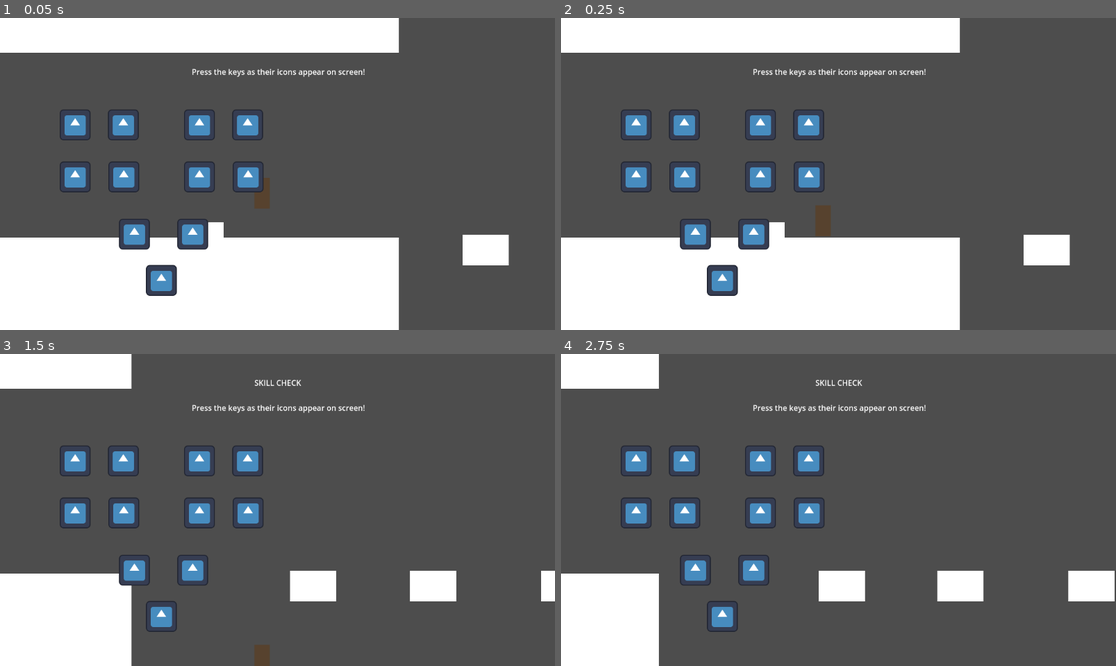
Above: before the commit, frames 1-4 (two rows, left to right).
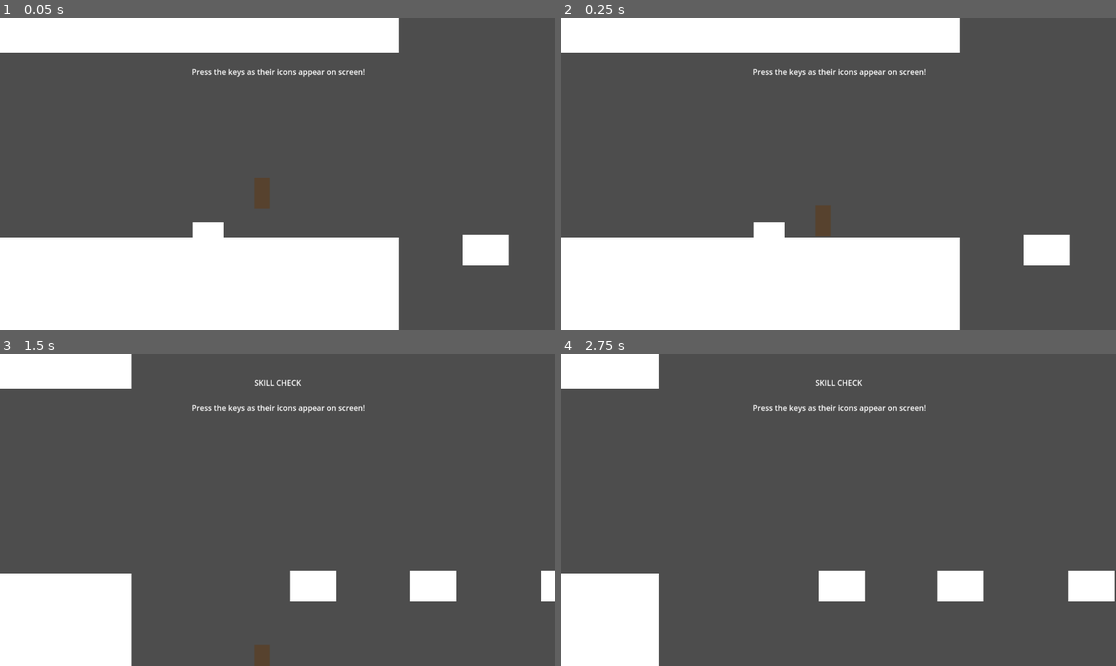
Above: after the commit, the same moments.

Repository: mosimosi2008/JAMGAME
Game: Godot game, scene res://main.tscn
Two runs of this game, one before a commit and one after it. Both use one fixed random seed, a clock stepped at 60 frames per second and the inputs below. The engine's default icon, where the game draws it, is replaced by a stand-in: a white triangle on a blue panel in a dark square.
Inputs:
- Up to frame 1 (0.05 s): no input
- Up to frame 2 (0.25 s): no input
- Up to frame 3 (1.5 s): tap Enter (ui_accept) at 0.5, 0.77, 1.07 s; hold Right (ui_right) from 0.53 s (still down); tap A (a, bound only after the commit) at 0.6 s; tap B (b, bound only after the commit) at 0.8, 1.35 s
- Up to frame 4 (2.75 s): tap Enter (ui_accept) at 1.52, 1.55, 1.82, 2, 2.1 s; release Right (ui_right) at 2.03 s; hold Left (ui_left) from 2.03 s (still down); tap A (a, bound only after the commit) at 2.3 s

The runs differ from the first frame. In frame 1, 4.1% of the frame differs, in the area x 10-48%, y 29-90%; in frame 2, 4.0%; in frame 3, 3.6%; in frame 4, 3.6%.

Commit message:
Add files via upload

Diff:
--- /dev/null
+++ b/a-nice-walk/keys_for_skill_check.gd
@@ -0,0 +1,12 @@
+extends Sprite2D
+
+@onready var key_sprite_anim = $KeySpriteAnim
+
+func appear():
+	key_sprite_anim.play("appear")
+
+func vanish():
+	key_sprite_anim.play("vanish")
+
+func delayed_appear():
+	key_sprite_anim.play("delayed_appear")
--- a/a-nice-walk/main.tscn
+++ b/a-nice-walk/main.tscn
@@ -14,6 +14,45 @@
 radius = 8.0
 height = 34.0
 
+[sub_resource type="Animation" id="Animation_nuar6"]
+length = 0.001
+tracks/0/type = "value"
+tracks/0/imported = false
+tracks/0/enabled = true
+tracks/0/path = NodePath("Camera2D:offset")
+tracks/0/interp = 1
+tracks/0/loop_wrap = true
+tracks/0/keys = {
+"times": PackedFloat32Array(0),
+"transitions": PackedFloat32Array(1),
+"update": 0,
+"values": [Vector2(16, 0)]
+}
+tracks/1/type = "value"
+tracks/1/imported = false
+tracks/1/enabled = true
+tracks/1/path = NodePath("Camera2D:rotation")
+tracks/1/interp = 1
+tracks/1/loop_wrap = true
+tracks/1/keys = {
+"times": PackedFloat32Array(0),
+"transitions": PackedFloat32Array(1),
+"update": 0,
+"values": [0.174533]
+}
+tracks/2/type = "value"
+tracks/2/imported = false
+tracks/2/enabled = true
+tracks/2/path = NodePath("Camera2D:ignore_rotation")
+tracks/2/interp = 1
+tracks/2/loop_wrap = true
+tracks/2/keys = {
+"times": PackedFloat32Array(0),
+"transitions": PackedFloat32Array(1),
+"update": 1,
+"values": [true]
+}
+
 [sub_resource type="Animation" id="Animation_64s0u"]
 resource_name = "screen_shake"
 length = 0.75
@@ -54,45 +93,6 @@
 "values": [false, true]
 }
 
-[sub_resource type="Animation" id="Animation_nuar6"]
-length = 0.001
-tracks/0/type = "value"
-tracks/0/imported = false
-tracks/0/enabled = true
-tracks/0/path = NodePath("Camera2D:offset")
-tracks/0/interp = 1
-tracks/0/loop_wrap = true
-tracks/0/keys = {
-"times": PackedFloat32Array(0),
-"transitions": PackedFloat32Array(1),
-"update": 0,
-"values": [Vector2(16, 0)]
-}
-tracks/1/type = "value"
-tracks/1/imported = false
-tracks/1/enabled = true
-tracks/1/path = NodePath("Camera2D:rotation")
-tracks/1/interp = 1
-tracks/1/loop_wrap = true
-tracks/1/keys = {
-"times": PackedFloat32Array(0),
-"transitions": PackedFloat32Array(1),
-"update": 0,
-"values": [0.174533]
-}
-tracks/2/type = "value"
-tracks/2/imported = false
-tracks/2/enabled = true
-tracks/2/path = NodePath("Camera2D:ignore_rotation")
-tracks/2/interp = 1
-tracks/2/loop_wrap = true
-tracks/2/keys = {
-"times": PackedFloat32Array(0),
-"transitions": PackedFloat32Array(1),
-"update": 1,
-"values": [true]
-}
-
 [sub_resource type="AnimationLibrary" id="AnimationLibrary_ul4ha"]
 _data = {
 "RESET": SubResource("Animation_nuar6"),
--- a/a-nice-walk/project.godot
+++ b/a-nice-walk/project.godot
@@ -15,6 +15,19 @@
 config/features=PackedStringArray("4.3", "GL Compatibility")
 config/icon="res://icon.svg"
 
+[input]
+
+b={
+"deadzone": 0.5,
+"events": [Object(InputEventKey,"resource_local_to_scene":false,"resource_name":"","device":-1,"window_id":0,"alt_pressed":false,"shift_pressed":false,"ctrl_pressed":false,"meta_pressed":false,"pressed":false,"keycode":0,"physical_keycode":66,"key_label":0,"unicode":98,"location":0,"echo":false,"script":null)
+]
+}
+a={
+"deadzone": 0.5,
+"events": [null, Object(InputEventKey,"resource_local_to_scene":false,"resource_name":"","device":-1,"window_id":0,"alt_pressed":false,"shift_pressed":false,"ctrl_pressed":false,"meta_pressed":false,"pressed":false,"keycode":0,"physical_keycode":65,"key_label":0,"unicode":97,"location":0,"echo":false,"script":null)
+]
+}
+
 [rendering]
 
 renderer/rendering_method="gl_compatibility"
--- /dev/null
+++ b/a-nice-walk/skill_check.gd
@@ -0,0 +1,71 @@
+extends Control
+
+var keys = [
+	"ui_up",
+	"ui_up",
+	"ui_down",
+	"ui_down",
+	"ui_left",
+	"ui_right",
+	"ui_left",
+	"ui_right",
+	"b",
+	"a",
+	"ui_accept"
+]
+
+@onready var sprite_keys = [
+	$Sprite2D,
+	$Sprite2D2,
+	$Sprite2D3,
+	$Sprite2D4,
+	$Sprite2D8,
+	$Sprite2D9,
+	$Sprite2D10,
+	$Sprite2D11,
+	$Sprite2D5,
+	$Sprite2D6,
+	$Sprite2D7,
+]
+var i = 0
+
+var started = false
+const MAX_TIMER = 10.0
+var timer = MAX_TIMER
+@onready var timer_label = $TimerLabel
+
+# Called when the node enters the scene tree for the first time.
+func _unhandled_input(event: InputEvent) -> void:
+	if Input.is_action_just_pressed(keys[i]) and started:
+		print(keys[i])
+		if 9>i:
+			sprite_keys[i+2].appear()
+		sprite_keys[i].vanish()
+		if i == 10:
+			success()
+		i = move_toward(i, 10, 1)
+	if Input.is_key_pressed(KEY_ENTER):
+		#start()
+		pass
+
+
+func _ready() -> void:
+	pass
+
+func start():
+	started = true
+	sprite_keys[0].appear()
+	sprite_keys[1].delayed_appear()
+	i = 0
+	timer = MAX_TIMER
+# Called every frame. 'delta' is the elapsed time since the previous frame.
+func success():
+	started = false
+	timer_label.text = "SUCCESS *let player through*"
+
+func _process(delta: float) -> void:
+	if started:
+		timer = move_toward(timer, 0, delta)
+		timer_label.text = str(roundf(timer))
+		if timer == 0:
+			timer_label.text = "FAILED, *wall kills player*"
--- a/a-nice-walk/skill_check.tscn
+++ b/a-nice-walk/skill_check.tscn
@@ -1,6 +1,358 @@
-[gd_scene load_steps=2 format=3 uid="uid://dkrsdf01gkcvy"]
-
+[gd_scene load_steps=13 format=3 uid="uid://dkrsdf01gkcvy"]
+
+[ext_resource type="Script" path="res://skill_check.gd" id="1_a6hcl"]
 [ext_resource type="Texture2D" uid="uid://jh5smyo5fh3y" path="res://icon.svg" id="1_puqiu"]
+[ext_resource type="Script" path="res://keys_for_skill_check.gd" id="3_hg34d"]
+
+[sub_resource type="Gradient" id="Gradient_svbo2"]
+offsets = PackedFloat32Array(0, 0.213333, 0.96)
+colors = PackedColorArray(1, 1, 1, 1, 1, 1, 1, 1, 1, 1, 1, 0)
+
+[sub_resource type="Animation" id="Animation_4ho6o"]
+length = 0.001
+tracks/0/type = "value"
+tracks/0/imported = false
+tracks/0/enabled = true
+tracks/0/path = NodePath(".:modulate")
+tracks/0/interp = 1
+tracks/0/loop_wrap = true
+tracks/0/keys = {
+"times": PackedFloat32Array(0),
+"transitions": PackedFloat32Array(1),
+"update": 0,
+"values": [Color(1, 1, 1, 0)]
+}
+
+[sub_resource type="Animation" id="Animation_qcjse"]
+resource_name = "appear"
+tracks/0/type = "value"
+tracks/0/imported = false
+tracks/0/enabled = true
+tracks/0/path = NodePath(".:modulate")
+tracks/0/interp = 1
+tracks/0/loop_wrap = true
+tracks/0/keys = {
+"times": PackedFloat32Array(0, 1),
+"transitions": PackedFloat32Array(1, 1),
+"update": 0,
+"values": [Color(1, 1, 1, 0), Color(1, 1, 1, 1)]
+}
+
+[sub_resource type="Animation" id="Animation_8328h"]
+resource_name = "vanish"
+tracks/0/type = "value"
+tracks/0/imported = false
+tracks/0/enabled = true
+tracks/0/path = NodePath(".:modulate")
+tracks/0/interp = 1
+tracks/0/loop_wrap = true
+tracks/0/keys = {
+"times": PackedFloat32Array(0, 1),
+"transitions": PackedFloat32Array(1, 1),
+"update": 0,
+"values": [Color(1, 1, 1, 1), Color(1, 1, 1, 0)]
+}
+
+[sub_resource type="Animation" id="Animation_mrxib"]
+resource_name = "delayed_appear"
+length = 1.25
+tracks/0/type = "value"
+tracks/0/imported = false
+tracks/0/enabled = true
+tracks/0/path = NodePath(".:modulate")
+tracks/0/interp = 1
+tracks/0/loop_wrap = true
+tracks/0/keys = {
+"times": PackedFloat32Array(0, 0.25, 1.25),
+"transitions": PackedFloat32Array(1, 1, 1),
+"update": 0,
+"values": [Color(1, 1, 1, 0), Color(1, 1, 1, 0), Color(1, 1, 1, 1)]
+}
+
+[sub_resource type="AnimationLibrary" id="AnimationLibrary_4nis4"]
+_data = {
+"RESET": SubResource("Animation_4ho6o"),
+"appear": SubResource("Animation_qcjse"),
+"delayed_appear": SubResource("Animation_mrxib"),
+"vanish": SubResource("Animation_8328h")
+}
+
+[sub_resource type="Animation" id="Animation_6w5yr"]
+resource_name = "Idle"
+loop_mode = 1
+tracks/0/type = "value"
+tracks/0/imported = false
+tracks/0/enabled = true
+tracks/0/path = NodePath("Sprite2D:position")
+tracks/0/interp = 1
+tracks/0/loop_wrap = true
+tracks/0/keys = {
+"times": PackedFloat32Array(0, 0.3, 0.633333, 1),
+"transitions": PackedFloat32Array(1, 1, 1, 1),
+"update": 0,
+"values": [Vector2(156, 222), Vector2(165, 217), Vector2(162, 230), Vector2(156, 222)]
+}
+tracks/1/type = "value"
+tracks/1/imported = false
+tracks/1/enabled = true
+tracks/1/path = NodePath("Sprite2D2:position")
+tracks/1/interp = 1
+tracks/1/loop_wrap = true
+tracks/1/keys = {
+"times": PackedFloat32Array(0, 0.3, 0.633333, 1),
+"transitions": PackedFloat32Array(1, 1, 1, 1),
+"update": 0,
+"values": [Vector2(256, 222), Vector2(256, 230), Vector2(252, 219), Vector2(256, 222)]
+}
+tracks/2/type = "value"
+tracks/2/imported = false
+tracks/2/enabled = true
+tracks/2/path = NodePath("Sprite2D3:position")
+tracks/2/interp = 1
+tracks/2/loop_wrap = true
+tracks/2/keys = {
+"times": PackedFloat32Array(0, 0.3, 0.633333, 1),
+"transitions": PackedFloat32Array(1, 1, 1, 1),
+"update": 0,
+"values": [Vector2(156, 330), Vector2(155, 321), Vector2(164, 331), Vector2(156, 330)]
+}
+tracks/3/type = "value"
+tracks/3/imported = false
+tracks/3/enabled = true
+tracks/3/path = NodePath("Sprite2D4:position")
+tracks/3/interp = 1
+tracks/3/loop_wrap = true
+tracks/3/keys = {
+"times": PackedFloat32Array(0, 0.3, 0.633333, 1),
+"transitions": PackedFloat32Array(1, 1, 1, 1),
+"update": 0,
+"values": [Vector2(257, 330), Vector2(247, 327), Vector2(254, 319), Vector2(257, 330)]
+}
+tracks/4/type = "value"
+tracks/4/imported = false
+tracks/4/enabled = true
+tracks/4/path = NodePath("Sprite2D8:position")
+tracks/4/interp = 1
+tracks/4/loop_wrap = true
+tracks/4/keys = {
+"times": PackedFloat32Array(0, 0.3, 0.633333, 1),
+"transitions": PackedFloat32Array(1, 1, 1, 1),
+"update": 0,
+"values": [Vector2(414, 222), Vector2(409, 229), Vector2(402, 228), Vector2(414, 222)]
+}
+tracks/5/type = "value"
+tracks/5/imported = false
+tracks/5/enabled = true
+tracks/5/path = NodePath("Sprite2D9:position")
+tracks/5/interp = 1
+tracks/5/loop_wrap = true
+tracks/5/keys = {
+"times": PackedFloat32Array(0, 0.3, 0.633333, 1),
+"transitions": PackedFloat32Array(1, 1, 1, 1),
+"update": 0,
+"values": [Vector2(514, 222), Vector2(507, 216), Vector2(517, 211), Vector2(514, 222)]
+}
+tracks/6/type = "value"
+tracks/6/imported = false
+tracks/6/enabled = true
+tracks/6/path = NodePath("Sprite2D11:position")
+tracks/6/interp = 1
+tracks/6/loop_wrap = true
+tracks/6/keys = {
+"times": PackedFloat32Array(0, 0.3, 0.633333, 1),
+"transitions": PackedFloat32Array(1, 1, 1, 1),
+"update": 0,
+"values": [Vector2(515, 330), Vector2(519, 321), Vector2(530, 331), Vector2(515, 330)]
+}
+tracks/7/type = "value"
+tracks/7/imported = false
+tracks/7/enabled = true
+tracks/7/path = NodePath("Sprite2D10:position")
+tracks/7/interp = 1
+tracks/7/loop_wrap = true
+tracks/7/keys = {
+"times": PackedFloat32Array(0, 0.3, 0.633333, 1),
+"transitions": PackedFloat32Array(1, 1, 1, 1),
+"update": 0,
+"values": [Vector2(414, 330), Vector2(423, 335), Vector2(409, 334), Vector2(414, 330)]
+}
+tracks/8/type = "value"
+tracks/8/imported = false
+tracks/8/enabled = true
+tracks/8/path = NodePath("Sprite2D5:position")
+tracks/8/interp = 1
+tracks/8/loop_wrap = true
+tracks/8/keys = {
+"times": PackedFloat32Array(0, 0.3, 0.633333, 1),
+"transitions": PackedFloat32Array(1, 1, 1, 1),
+"update": 0,
+"values": [Vector2(279, 449), Vector2(286, 449), Vector2(284, 459), Vector2(279, 449)]
+}
+tracks/9/type = "value"
+tracks/9/imported = false
+tracks/9/enabled = true
+tracks/9/path = NodePath("Sprite2D6:position")
+tracks/9/interp = 1
+tracks/9/loop_wrap = true
+tracks/9/keys = {
+"times": PackedFloat32Array(0, 0.3, 0.633333, 1),
+"transitions": PackedFloat32Array(1, 1, 1, 1),
+"update": 0,
+"values": [Vector2(400, 449), Vector2(395, 444), Vector2(409, 446), Vector2(400, 449)]
+}
+tracks/10/type = "value"
+tracks/10/imported = false
+tracks/10/enabled = true
+tracks/10/path = NodePath("Sprite2D7:position")
+tracks/10/interp = 1
+tracks/10/loop_wrap = true
+tracks/10/keys = {
+"times": PackedFloat32Array(0, 0.3, 0.633333, 1),
+"transitions": PackedFloat32Array(1, 1, 1, 1),
+"update": 0,
+"values": [Vector2(335, 545), Vector2(344, 545), Vector2(346, 539), Vector2(335, 545)]
+}
+
+[sub_resource type="Animation" id="Animation_hi68s"]
+length = 0.001
+tracks/0/type = "value"
+tracks/0/imported = false
+tracks/0/enabled = true
+tracks/0/path = NodePath("Sprite2D:position")
+tracks/0/interp = 1
+tracks/0/loop_wrap = true
+tracks/0/keys = {
+"times": PackedFloat32Array(0),
+"transitions": PackedFloat32Array(1),
+"update": 0,
+"values": [Vector2(156, 222)]
+}
+tracks/1/type = "value"
+tracks/1/imported = false
+tracks/1/enabled = true
+tracks/1/path = NodePath("Sprite2D2:position")
+tracks/1/interp = 1
+tracks/1/loop_wrap = true
+tracks/1/keys = {
+"times": PackedFloat32Array(0),
+"transitions": PackedFloat32Array(1),
+"update": 0,
+"values": [Vector2(256, 222)]
+}
+tracks/2/type = "value"
+tracks/2/imported = false
+tracks/2/enabled = true
+tracks/2/path = NodePath("Sprite2D3:position")
+tracks/2/interp = 1
+tracks/2/loop_wrap = true
+tracks/2/keys = {
+"times": PackedFloat32Array(0),
+"transitions": PackedFloat32Array(1),
+"update": 0,
+"values": [Vector2(156, 330)]
+}
+tracks/3/type = "value"
+tracks/3/imported = false
+tracks/3/enabled = true
+tracks/3/path = NodePath("Sprite2D4:position")
+tracks/3/interp = 1
+tracks/3/loop_wrap = true
+tracks/3/keys = {
+"times": PackedFloat32Array(0),
+"transitions": PackedFloat32Array(1),
+"update": 0,
+"values": [Vector2(257, 330)]
+}
+tracks/4/type = "value"
+tracks/4/imported = false
+tracks/4/enabled = true
+tracks/4/path = NodePath("Sprite2D8:position")
+tracks/4/interp = 1
+tracks/4/loop_wrap = true
+tracks/4/keys = {
+"times": PackedFloat32Array(0),
+"transitions": PackedFloat32Array(1),
+"update": 0,
+"values": [Vector2(414, 222)]
+}
+tracks/5/type = "value"
+tracks/5/imported = false
+tracks/5/enabled = true
+tracks/5/path = NodePath("Sprite2D9:position")
+tracks/5/interp = 1
+tracks/5/loop_wrap = true
+tracks/5/keys = {
+"times": PackedFloat32Array(0),
+"transitions": PackedFloat32Array(1),
+"update": 0,
+"values": [Vector2(514, 222)]
+}
+tracks/6/type = "value"
+tracks/6/imported = false
+tracks/6/enabled = true
+tracks/6/path = NodePath("Sprite2D11:position")
+tracks/6/interp = 1
+tracks/6/loop_wrap = true
+tracks/6/keys = {
+"times": PackedFloat32Array(0),
+"transitions": PackedFloat32Array(1),
+"update": 0,
+"values": [Vector2(515, 330)]
+}
+tracks/7/type = "value"
+tracks/7/imported = false
+tracks/7/enabled = true
+tracks/7/path = NodePath("Sprite2D10:position")
+tracks/7/interp = 1
+tracks/7/loop_wrap = true
+tracks/7/keys = {
+"times": PackedFloat32Array(0),
+"transitions": PackedFloat32Array(1),
+"update": 0,
+"values": [Vector2(414, 330)]
+}
+tracks/8/type = "value"
+tracks/8/imported = false
+tracks/8/enabled = true
+tracks/8/path = NodePath("Sprite2D5:position")
+tracks/8/interp = 1
+tracks/8/loop_wrap = true
+tracks/8/keys = {
+"times": PackedFloat32Array(0),
+"transitions": PackedFloat32Array(1),
+"update": 0,
+"values": [Vector2(279, 449)]
+}
+tracks/9/type = "value"
+tracks/9/imported = false
+tracks/9/enabled = true
+tracks/9/path = NodePath("Sprite2D6:position")
+tracks/9/interp = 1
+tracks/9/loop_wrap = true
+tracks/9/keys = {
+"times": PackedFloat32Array(0),
+"transitions": PackedFloat32Array(1),
+"update": 0,
+"values": [Vector2(400, 449)]
+}
+tracks/10/type = "value"
+tracks/10/imported = false
+tracks/10/enabled = true
+tracks/10/path = NodePath("Sprite2D7:position")
+tracks/10/interp = 1
+tracks/10/loop_wrap = true
+tracks/10/keys = {
+"times": PackedFloat32Array(0),
+"transitions": PackedFloat32Array(1),
+"update": 0,
+"values": [Vector2(335, 545)]
+}
+
+[sub_resource type="AnimationLibrary" id="AnimationLibrary_c7ee8"]
+_data = {
+"Idle": SubResource("Animation_6w5yr"),
+"RESET": SubResource("Animation_hi68s")
+}
 
 [node name="SkillCheck" type="Control"]
 layout_mode = 3
@@ -9,6 +361,7 @@
 anchor_bottom = 1.0
 grow_horizontal = 2
 grow_vertical = 2
+script = ExtResource("1_a6hcl")
 
 [node name="Label" type="Label" parent="."]
 layout_mode = 1
@@ -38,58 +391,292 @@
 text = "Press the keys as their icons appear on screen!"
 
 [node name="Sprite2D" type="Sprite2D" parent="."]
+modulate = Color(1, 1, 1, 0)
 position = Vector2(156, 222)
 scale = Vector2(0.5, 0.5)
 texture = ExtResource("1_puqiu")
+script = ExtResource("3_hg34d")
+
+[node name="CPUParticles2D" type="CPUParticles2D" parent="Sprite2D"]
+z_index = -1
+amount = 4
+lifetime = 2.0
+direction = Vector2(0, 0)
+spread = 180.0
+gravity = Vector2(0, 0)
+initial_velocity_min = 10.0
+initial_velocity_max = 10.0
+scale_amount_min = 60.0
+scale_amount_max = 60.0
+color_ramp = SubResource("Gradient_svbo2")
+
+[node name="KeySpriteAnim" type="AnimationPlayer" parent="Sprite2D"]
+libraries = {
+"": SubResource("AnimationLibrary_4nis4")
+}
 
 [node name="Sprite2D2" type="Sprite2D" parent="."]
+modulate = Color(1, 1, 1, 0)
 position = Vector2(256, 222)
 scale = Vector2(0.5, 0.5)
 texture = ExtResource("1_puqiu")
+script = ExtResource("3_hg34d")
+
+[node name="CPUParticles2D" type="CPUParticles2D" parent="Sprite2D2"]
+z_index = -1
+amount = 4
+lifetime = 2.0
+direction = Vector2(0, 0)
+spread = 180.0
+gravity = Vector2(0, 0)
+initial_velocity_min = 10.0
+initial_velocity_max = 10.0
+scale_amount_min = 60.0
+scale_amount_max = 60.0
+color_ramp = SubResource("Gradient_svbo2")
+
+[node name="KeySpriteAnim" type="AnimationPlayer" parent="Sprite2D2"]
+libraries = {
+"": SubResource("AnimationLibrary_4nis4")
+}
 
 [node name="Sprite2D3" type="Sprite2D" parent="."]
+modulate = Color(1, 1, 1, 0)
 position = Vector2(156, 330)
 scale = Vector2(0.5, 0.5)
 texture = ExtResource("1_puqiu")
+script = ExtResource("3_hg34d")
+
+[node name="CPUParticles2D" type="CPUParticles2D" parent="Sprite2D3"]
+z_index = -1
+amount = 4
+lifetime = 2.0
+direction = Vector2(0, 0)
+spread = 180.0
+gravity = Vector2(0, 0)
+initial_velocity_min = 10.0
+initial_velocity_max = 10.0
+scale_amount_min = 60.0
+scale_amount_max = 60.0
+color_ramp = SubResource("Gradient_svbo2")
+
+[node name="KeySpriteAnim" type="AnimationPlayer" parent="Sprite2D3"]
+libraries = {
+"": SubResource("AnimationLibrary_4nis4")
+}
 
 [node name="Sprite2D4" type="Sprite2D" parent="."]
+modulate = Color(1, 1, 1, 0)
 position = Vector2(257, 330)
 scale = Vector2(0.5, 0.5)
 texture = ExtResource("1_puqiu")
+script = ExtResource("3_hg34d")
+
+[node name="CPUParticles2D" type="CPUParticles2D" parent="Sprite2D4"]
+z_index = -1
+amount = 4
+lifetime = 2.0
+direction = Vector2(0, 0)
+spread = 180.0
+gravity = Vector2(0, 0)
+initial_velocity_min = 10.0
+initial_velocity_max = 10.0
+scale_amount_min = 60.0
+scale_amount_max = 60.0
+color_ramp = SubResource("Gradient_svbo2")
+
+[node name="KeySpriteAnim" type="AnimationPlayer" parent="Sprite2D4"]
+libraries = {
+"": SubResource("AnimationLibrary_4nis4")
+}
 
 [node name="Sprite2D5" type="Sprite2D" parent="."]
+modulate = Color(1, 1, 1, 0)
 position = Vector2(279, 449)
 scale = Vector2(0.5, 0.5)
 texture = ExtResource("1_puqiu")
+script = ExtResource("3_hg34d")
+
+[node name="CPUParticles2D" type="CPUParticles2D" parent="Sprite2D5"]
+z_index = -1
+amount = 4
+lifetime = 2.0
+direction = Vector2(0, 0)
+spread = 180.0
+gravity = Vector2(0, 0)
+initial_velocity_min = 10.0
+initial_velocity_max = 10.0
+scale_amount_min = 60.0
+scale_amount_max = 60.0
+color_ramp = SubResource("Gradient_svbo2")
+
+[node name="KeySpriteAnim" type="AnimationPlayer" parent="Sprite2D5"]
+libraries = {
+"": SubResource("AnimationLibrary_4nis4")
+}
 
 [node name="Sprite2D6" type="Sprite2D" parent="."]
+modulate = Color(1, 1, 1, 0)
 position = Vector2(400, 449)
 scale = Vector2(0.5, 0.5)
 texture = ExtResource("1_puqiu")
+script = ExtResource("3_hg34d")
+
+[node name="CPUParticles2D" type="CPUParticles2D" parent="Sprite2D6"]
+z_index = -1
+amount = 4
+lifetime = 2.0
+direction = Vector2(0, 0)
+spread = 180.0
+gravity = Vector2(0, 0)
+initial_velocity_min = 10.0
+initial_velocity_max = 10.0
+scale_amount_min = 60.0
+scale_amount_max = 60.0
+color_ramp = SubResource("Gradient_svbo2")
+
+[node name="KeySpriteAnim" type="AnimationPlayer" parent="Sprite2D6"]
+libraries = {
+"": SubResource("AnimationLibrary_4nis4")
+}
 
 [node name="Sprite2D7" type="Sprite2D" parent="."]
+modulate = Color(1, 1, 1, 0)
 position = Vector2(335, 545)
 scale = Vector2(0.5, 0.5)
 texture = ExtResource("1_puqiu")
+script = ExtResource("3_hg34d")
+
+[node name="CPUParticles2D" type="CPUParticles2D" parent="Sprite2D7"]
+z_index = -1
+amount = 4
+lifetime = 2.0
+direction = Vector2(0, 0)
+spread = 180.0
+gravity = Vector2(0, 0)
+initial_velocity_min = 10.0
+initial_velocity_max = 10.0
+scale_amount_min = 60.0
+scale_amount_max = 60.0
+color_ramp = SubResource("Gradient_svbo2")
+
+[node name="KeySpriteAnim" type="AnimationPlayer" parent="Sprite2D7"]
+libraries = {
+"": SubResource("AnimationLibrary_4nis4")
+}
+
+[node name="Sprite2D8" type="Sprite2D" parent="."]
+modulate = Color(1, 1, 1, 0)
+position = Vector2(414, 222)
+scale = Vector2(0.5, 0.5)
+texture = ExtResource("1_puqiu")
+script = ExtResource("3_hg34d")
+
+[node name="CPUParticles2D" type="CPUParticles2D" parent="Sprite2D8"]
+z_index = -1
+amount = 4
+lifetime = 2.0
+direction = Vector2(0, 0)
+spread = 180.0
+gravity = Vector2(0, 0)
+initial_velocity_min = 10.0
+initial_velocity_max = 10.0
+scale_amount_min = 60.0
+scale_amount_max = 60.0
+color_ramp = SubResource("Gradient_svbo2")
+
+[node name="KeySpriteAnim" type="AnimationPlayer" parent="Sprite2D8"]
+libraries = {
+"": SubResource("AnimationLibrary_4nis4")
+}
+
+[node name="Sprite2D9" type="Sprite2D" parent="."]
+modulate = Color(1, 1, 1, 0)
+position = Vector2(514, 222)
+scale = Vector2(0.5, 0.5)
+texture = ExtResource("1_puqiu")
+script = ExtResource("3_hg34d")
+
+[node name="CPUParticles2D" type="CPUParticles2D" parent="Sprite2D9"]
+z_index = -1
+amount = 4
+lifetime = 2.0
+direction = Vector2(0, 0)
+spread = 180.0
+gravity = Vector2(0, 0)
+initial_velocity_min = 10.0
+initial_velocity_max = 10.0
+scale_amount_min = 60.0
+scale_amount_max = 60.0
+color_ramp = SubResource("Gradient_svbo2")
+
+[node name="KeySpriteAnim" type="AnimationPlayer" parent="Sprite2D9"]
+libraries = {
+"": SubResource("AnimationLibrary_4nis4")
+}
+
+[node name="Sprite2D10" type="Sprite2D" parent="."]
+modulate = Color(1, 1, 1, 0)
+position = Vector2(414, 330)
+scale = Vector2(0.5, 0.5)
+texture = ExtResource("1_puqiu")
+script = ExtResource("3_hg34d")
+
+[node name="CPUParticles2D" type="CPUParticles2D" parent="Sprite2D10"]
+z_index = -1
+amount = 4
+lifetime = 2.0
+direction = Vector2(0, 0)
+spread = 180.0
+gravity = Vector2(0, 0)
+initial_velocity_min = 10.0
+initial_velocity_max = 10.0
+scale_amount_min = 60.0
+scale_amount_max = 60.0
+color_ramp = SubResource("Gradient_svbo2")
+
+[node name="KeySpriteAnim" type="AnimationPlayer" parent="Sprite2D10"]
+libraries = {
+"": SubResource("AnimationLibrary_4nis4")
+}
+
+[node name="Sprite2D11" type="Sprite2D" parent="."]
+modulate = Color(1, 1, 1, 0)
+position = Vector2(515, 330)
+scale = Vector2(0.5, 0.5)
+texture = ExtResource("1_puqiu")
+script = ExtResource("3_hg34d")
+
+[node name="CPUParticles2D" type="CPUParticles2D" parent="Sprite2D11"]
+z_index = -1
+amount = 4
+lifetime = 2.0
+direction = Vector2(0, 0)
+spread = 180.0
+gravity = Vector2(0, 0)
+initial_velocity_min = 10.0
+initial_velocity_max = 10.0
+scale_amount_min = 60.0
+scale_amount_max = 60.0
+color_ramp = SubResource("Gradient_svbo2")
+
+[node name="KeySpriteAnim" type="AnimationPlayer" parent="Sprite2D11"]
+libraries = {
+"": SubResource("AnimationLibrary_4nis4")
+}
 
 [node name="AnimationPlayer" type="AnimationPlayer" parent="."]
-
-[node name="Sprite2D8" type="Sprite2D" parent="."]
-position = Vector2(414, 222)
-scale = Vector2(0.5, 0.5)
-texture = ExtResource("1_puqiu")
-
-[node name="Sprite2D9" type="Sprite2D" parent="."]
-position = Vector2(514, 222)
-scale = Vector2(0.5, 0.5)
-texture = ExtResource("1_puqiu")
-
-[node name="Sprite2D10" type="Sprite2D" parent="."]
-position = Vector2(414, 330)
-scale = Vector2(0.5, 0.5)
-texture = ExtResource("1_puqiu")
-
-[node name="Sprite2D11" type="Sprite2D" parent="."]
-position = Vector2(515, 330)
-scale = Vector2(0.5, 0.5)
-texture = ExtResource("1_puqiu")
+libraries = {
+"": SubResource("AnimationLibrary_c7ee8")
+}
+
+[node name="TimerLabel" type="Label" parent="."]
+layout_mode = 1
+anchors_preset = 1
+anchor_left = 1.0
+anchor_right = 1.0
+offset_left = -116.0
+offset_top = 48.0
+offset_right = -51.0
+offset_bottom = 71.0
+grow_horizontal = 0
